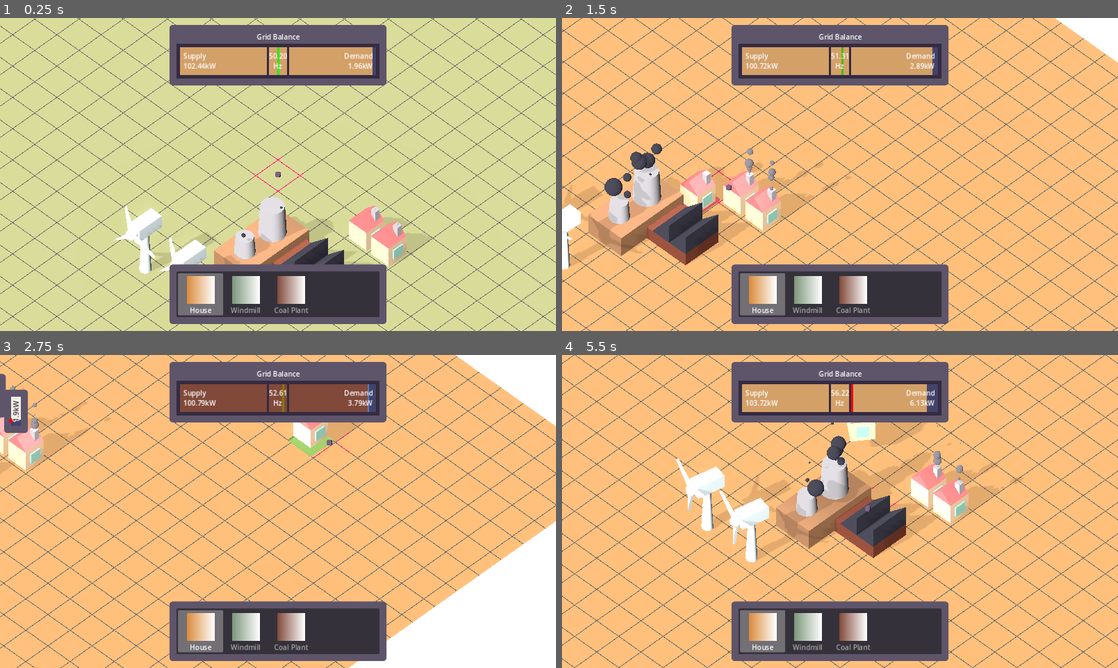
Above: before the commit, frames 1-4 (two rows, left to right).
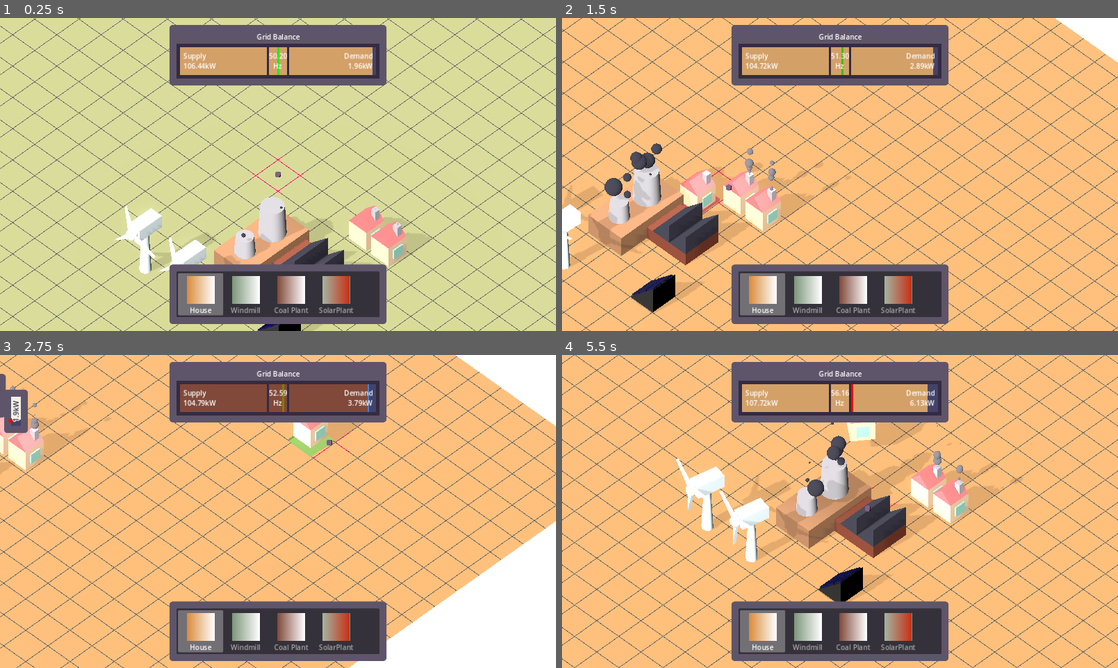
Above: after the commit, the same moments.

Repository: Vandebron/vandebron_game
Game: Godot game, scene res://world/main.tscn
Two runs of this game, one before a commit and one after it. Both use one fixed random seed, a clock stepped at 60 frames per second and the inputs below.
Inputs (mouse positions are in pixels of both pictures, inside the frame that each line leads up to):
- Up to frame 1 (0.25 s): no input
- Up to frame 2 (1.5 s): tap Enter at 0.5 s; move the mouse to (962, 158) at 0.52 s; hold D (move_right) 0.53-1.28 s; click (962, 158) at 0.6 s; move the mouse to (728, 190) at 1.27 s; hold S (move_down) from 1.28 s (still down); tap Space (build_initiate) at 1.35 s
- Up to frame 3 (2.75 s): move the mouse to (333, 442) at 2.02 s; release S (move_down) at 2.03 s; hold D (move_right) from 2.03 s (still down); hold Tab (show_info) from 2.03 s (still down)
- Up to frame 4 (5.5 s): move the mouse to (812, 574) at 2.77 s; release D (move_right) at 2.78 s; release Tab (show_info) at 2.78 s; hold W (move_up) 2.78-3.53 s; click (812, 574) at 2.85 s; move the mouse to (1006, 558) at 3.52 s; hold A (move_left) 3.53-5.03 s; tap Space (build_initiate) at 3.6 s; move the mouse to (673, 464) at 4.27 s; tap Tab (show_info) at 4.35 s; move the mouse to (867, 511) at 5.02 s; hold S (move_down) from 5.03 s (still down); click (867, 511) at 5.1 s

The runs differ from the first frame. In frame 1, 0.7% of the frame differs, in the area x 34-64%, y 14-100%; in frame 2, 1.3%, in the area x 12-67%, y 9-95%; in frame 3, 0.5%; in frame 4, 1.3%.

Commit message:
add solar plant

Diff:
--- a/object/coal_plant/coal_plant_model.tscn
+++ b/object/coal_plant/coal_plant_model.tscn
@@ -75,6 +75,33 @@
 left_to_right = 1.0
 size = Vector3(0.75, 0.75, 1.5)
 
+[sub_resource type="Animation" id="Animation_jafjo"]
+length = 0.001
+tracks/0/type = "value"
+tracks/0/imported = false
+tracks/0/enabled = true
+tracks/0/path = NodePath("ChimneyBase/Chimney/GPUParticles3D:emitting")
+tracks/0/interp = 1
+tracks/0/loop_wrap = true
+tracks/0/keys = {
+"times": PackedFloat32Array(0),
+"transitions": PackedFloat32Array(1),
+"update": 1,
+"values": [false]
+}
+tracks/1/type = "value"
+tracks/1/imported = false
+tracks/1/enabled = true
+tracks/1/path = NodePath("ChimneyBase/Chimney2/GPUParticles3D:emitting")
+tracks/1/interp = 1
+tracks/1/loop_wrap = true
+tracks/1/keys = {
+"times": PackedFloat32Array(0),
+"transitions": PackedFloat32Array(1),
+"update": 1,
+"values": [false]
+}
+
 [sub_resource type="Animation" id="Animation_jj0qw"]
 resource_name = "produce"
 loop_mode = 1
@@ -101,33 +128,6 @@
 "transitions": PackedFloat32Array(1),
 "update": 1,
 "values": [true]
-}
-
-[sub_resource type="Animation" id="Animation_jafjo"]
-length = 0.001
-tracks/0/type = "value"
-tracks/0/imported = false
-tracks/0/enabled = true
-tracks/0/path = NodePath("ChimneyBase/Chimney/GPUParticles3D:emitting")
-tracks/0/interp = 1
-tracks/0/loop_wrap = true
-tracks/0/keys = {
-"times": PackedFloat32Array(0),
-"transitions": PackedFloat32Array(1),
-"update": 1,
-"values": [false]
-}
-tracks/1/type = "value"
-tracks/1/imported = false
-tracks/1/enabled = true
-tracks/1/path = NodePath("ChimneyBase/Chimney2/GPUParticles3D:emitting")
-tracks/1/interp = 1
-tracks/1/loop_wrap = true
-tracks/1/keys = {
-"times": PackedFloat32Array(0),
-"transitions": PackedFloat32Array(1),
-"update": 1,
-"values": [false]
 }
 
 [sub_resource type="AnimationLibrary" id="AnimationLibrary_qbc7k"]
--- /dev/null
+++ b/object/solar/solar_plant.gd
@@ -0,0 +1,13 @@
+extends Producer
+
+var _speed: float = 1.0
+var _target_output: float = 1.0
+var _variance: float = 0.1 # Represents random production deviation per windmill
+
+func _init() -> void:
+	add_to_group(Constants.GROUP_PRODUCER)
+
+func _physics_process(delta: float) -> void:
+	_target_output = clampf(Weather.sun - _variance, 0.0, 1.0)
+	active_capability_out = _target_output * nominal_power
+	current_power = clampf(_speed * active_capability_out, dmol, nominal_power)
--- /dev/null
+++ b/object/solar/solar_plant.tscn
@@ -0,0 +1,20 @@
+[gd_scene load_steps=4 format=3 uid="uid://bd8yf3cq0ju1c"]
+
+[ext_resource type="PackedScene" uid="uid://bl8ya00goeixh" path="res://object/solar/solar_plant_model.tscn" id="1_c5bq2"]
+[ext_resource type="Script" path="res://object/solar/solar_plant.gd" id="1_wvyjk"]
+
+[sub_resource type="BoxShape3D" id="BoxShape3D_wryx6"]
+size = Vector3(1, 1, 1.01257)
+
+[node name="SolarPlant" type="Node3D"]
+script = ExtResource("1_wvyjk")
+
+[node name="SolarPanel" parent="." instance=ExtResource("1_c5bq2")]
+
+[node name="Collidor" type="Area3D" parent="."]
+collision_layer = 8194
+collision_mask = 2
+
+[node name="CollisionShape3D" type="CollisionShape3D" parent="Collidor"]
+transform = Transform3D(1, 0, 0, 0, 1, 0, 0, 0, 1, 0, 0.652865, 0.00628662)
+shape = SubResource("BoxShape3D_wryx6")
--- /dev/null
+++ b/object/solar/solar_plant_collidor.tscn
@@ -0,0 +1,10 @@
+[gd_scene load_steps=2 format=3 uid="uid://bgswlht5i417u"]
+
+[sub_resource type="BoxShape3D" id="BoxShape3D_66jky"]
+size = Vector3(1, 1, 1.01257)
+
+[node name="Collidor" type="Area3D"]
+
+[node name="CollisionShape3D" type="CollisionShape3D" parent="."]
+transform = Transform3D(1, 0, 0, 0, 1, 0, 0, 0, 1, 0, 0.652865, 0.00628662)
+shape = SubResource("BoxShape3D_66jky")
--- /dev/null
+++ b/object/solar/solar_plant_def.tres
@@ -0,0 +1,25 @@
+[gd_resource type="Resource" script_class="BuildingDef" load_steps=8 format=3 uid="uid://dqq54jpgujq4j"]
+
+[ext_resource type="PackedScene" uid="uid://bgswlht5i417u" path="res://object/solar/solar_plant_collidor.tscn" id="1_s2ovn"]
+[ext_resource type="PackedScene" uid="uid://bl8ya00goeixh" path="res://object/solar/solar_plant_model.tscn" id="2_no6t0"]
+[ext_resource type="Script" path="res://library/building/building_def.gd" id="4_b2oqg"]
+[ext_resource type="PackedScene" uid="uid://cys8li1dnu0qi" path="res://object/solar/solar_plant_shape.tscn" id="5_4dfyc"]
+[ext_resource type="PackedScene" uid="uid://bd8yf3cq0ju1c" path="res://object/solar/solar_plant.tscn" id="5_o3mfn"]
+
+[sub_resource type="Gradient" id="Gradient_xdggp"]
+offsets = PackedFloat32Array(0, 0.997653, 1)
+colors = PackedColorArray(0.642762, 0.711303, 0.636585, 1, 0.78937, 0.184102, 0.0813196, 0.996078, 0.489317, 0.587299, 0.480487, 1)
+
+[sub_resource type="GradientTexture2D" id="GradientTexture2D_hih47"]
+gradient = SubResource("Gradient_xdggp")
+
+[resource]
+script = ExtResource("4_b2oqg")
+cost = 10
+alias = "solarplant"
+display_name = "SolarPlant"
+image = SubResource("GradientTexture2D_hih47")
+model = ExtResource("2_no6t0")
+scene = ExtResource("5_o3mfn")
+shape = ExtResource("5_4dfyc")
+collider = ExtResource("1_s2ovn")
--- /dev/null
+++ b/object/solar/solar_plant_model.tscn
@@ -0,0 +1,62 @@
+[gd_scene load_steps=6 format=3 uid="uid://bl8ya00goeixh"]
+
+[ext_resource type="Script" path="res://library/model/model.gd" id="1_7vvfm"]
+
+[sub_resource type="StandardMaterial3D" id="StandardMaterial3D_u5rwc"]
+albedo_color = Color(0.639216, 0.635294, 0.611765, 1)
+metallic = 1.0
+metallic_specular = 0.29
+roughness = 0.5
+
+[sub_resource type="PrismMesh" id="PrismMesh_a0ilq"]
+material = SubResource("StandardMaterial3D_u5rwc")
+left_to_right = 1.0
+
+[sub_resource type="StandardMaterial3D" id="StandardMaterial3D_78l70"]
+albedo_color = Color(0, 0, 0.27451, 1)
+
+[sub_resource type="BoxMesh" id="BoxMesh_6hsai"]
+material = SubResource("StandardMaterial3D_78l70")
+
+[node name="SolarPanel" type="Node3D" node_paths=PackedStringArray("mesh_nodes")]
+script = ExtResource("1_7vvfm")
+mesh_nodes = [NodePath("SolarPlant"), NodePath("SolarPlant/BaseShape"), NodePath("SolarPlant/Panel1"), NodePath("SolarPlant/Panel2"), NodePath("SolarPlant/Panel3"), NodePath("SolarPlant/Panel4"), NodePath("SolarPlant/Panel5"), NodePath("SolarPlant/Panel6")]
+
+[node name="SolarPlant" type="MeshInstance3D" parent="."]
+
+[node name="BaseShape" type="MeshInstance3D" parent="SolarPlant"]
+transform = Transform3D(1, 0, 0, 0, 1, 0, 0, 0, 1, 0.0274646, 0.592522, 0)
+mesh = SubResource("PrismMesh_a0ilq")
+skeleton = NodePath("../..")
+
+[node name="Panel1" type="MeshInstance3D" parent="SolarPlant"]
+transform = Transform3D(0.282843, -0.0707107, 1.39515e-16, 0.282843, 0.0707107, -1.39515e-16, 1.92674e-24, 4.93259e-17, 0.4, 0.348118, 0.917071, 0.235171)
+mesh = SubResource("BoxMesh_6hsai")
+skeleton = NodePath("../..")
+
+[node name="Panel2" type="MeshInstance3D" parent="SolarPlant"]
+transform = Transform3D(0.282843, -0.0707107, 1.39515e-16, 0.282843, 0.0707107, -1.39515e-16, 1.92674e-24, 4.93259e-17, 0.4, 0.348118, 0.917071, -0.2388)
+mesh = SubResource("BoxMesh_6hsai")
+skeleton = NodePath("../..")
+
+[node name="Panel3" type="MeshInstance3D" parent="SolarPlant"]
+transform = Transform3D(0.282843, -0.282843, 1.39515e-16, 0.282843, 0.282843, -1.39515e-16, 6.42215e-25, 1.97304e-16, 0.4, 0.124154, 0.484687, -0.227873)
+mesh = SubResource("BoxMesh_6hsai")
+skeleton = NodePath("../..")
+
+[node name="Panel4" type="MeshInstance3D" parent="SolarPlant"]
+transform = Transform3D(0.282843, -0.282843, 1.39515e-16, 0.282843, 0.282843, -1.39515e-16, 6.42215e-25, 1.97304e-16, 0.4, 0.124154, 0.484687, 0.23629)
+mesh = SubResource("BoxMesh_6hsai")
+skeleton = NodePath("../..")
+
+[node name="Panel5" type="MeshInstance3D" parent="SolarPlant"]
+transform = Transform3D(0.289837, -0.0689177, 1.35977e-16, 0.275671, 0.0724593, -1.42965e-16, 2.49195e-23, 4.93259e-17, 0.4, -0.295217, 0.26752, 0.23644)
+mesh = SubResource("BoxMesh_6hsai")
+skeleton = NodePath("../..")
+
+[node name="Panel6" type="MeshInstance3D" parent="SolarPlant"]
+transform = Transform3D(0.289837, -0.0689177, 1.35977e-16, 0.275671, 0.0724593, -1.42965e-16, 2.49195e-23, 4.93259e-17, 0.4, -0.295217, 0.26752, -0.223121)
+mesh = SubResource("BoxMesh_6hsai")
+skeleton = NodePath("../..")
+
+[node name="AnimationPlayer" type="AnimationPlayer" parent="."]
--- /dev/null
+++ b/object/solar/solar_plant_shape.tscn
@@ -0,0 +1,18 @@
+[gd_scene load_steps=4 format=3 uid="uid://cys8li1dnu0qi"]
+
+[ext_resource type="Script" path="res://library/model/model.gd" id="1_jiaiq"]
+[ext_resource type="Material" uid="uid://bmo3pjsu8nm0w" path="res://object/builder/highlight_material.tres" id="2_ngat6"]
+
+[sub_resource type="BoxMesh" id="BoxMesh_chcgu"]
+size = Vector3(1, 0.1, 1)
+
+[node name="BuildShapeIndicator" type="Node3D" node_paths=PackedStringArray("mesh_nodes")]
+script = ExtResource("1_jiaiq")
+mesh_nodes = [NodePath("MeshInstance3D")]
+
+[node name="MeshInstance3D" type="MeshInstance3D" parent="."]
+transform = Transform3D(1, 0, 0, 0, 1, 0, 0, 0, 1, 2.08165e-12, 0.1, 2.08165e-12)
+cast_shadow = 0
+mesh = SubResource("BoxMesh_chcgu")
+skeleton = NodePath("../..")
+surface_material_override/0 = ExtResource("2_ngat6")
--- a/world/main.tscn
+++ b/world/main.tscn
@@ -13,9 +13,11 @@
 [ext_resource type="PackedScene" uid="uid://fwrp8f25a4dx" path="res://object/coal_plant/coal_plant.tscn" id="7_4quym"]
 [ext_resource type="PackedScene" uid="uid://bcm7rp6xri4cr" path="res://library/energy_grid/grid_balance_gauge.tscn" id="9_doxxx"]
 [ext_resource type="Script" path="res://library/ui/build_menu.gd" id="10_ka3ov"]
+[ext_resource type="PackedScene" uid="uid://bd8yf3cq0ju1c" path="res://object/solar/solar_plant.tscn" id="10_xwsj5"]
 [ext_resource type="Resource" uid="uid://diejrlo4iciyb" path="res://object/house/house_building_def.tres" id="11_l2stq"]
 [ext_resource type="Resource" uid="uid://b0r1cr25214g" path="res://object/windmill/windmill_building_def.tres" id="12_3u0jo"]
 [ext_resource type="Resource" uid="uid://bd15ndqy0tgbi" path="res://object/coal_plant/coal_plant_building_def.tres" id="14_o1e36"]
+[ext_resource type="Resource" uid="uid://dqq54jpgujq4j" path="res://object/solar/solar_plant_def.tres" id="18_c6tcf"]
 
 [sub_resource type="Environment" id="Environment_khv8l"]
 ssao_enabled = true
@@ -159,6 +161,9 @@
 transform = Transform3D(1, 0, 0, 0, 1, 0, 0, 0, 1, -3, 0, 3)
 
 [node name="CoalPlant" parent="World/EnergyGrid/Producers" instance=ExtResource("7_4quym")]
+
+[node name="SolarPlant" parent="World/EnergyGrid/Producers" instance=ExtResource("10_xwsj5")]
+transform = Transform3D(1, 0, 0, 0, 1, 0, 0, 0, 1, 2.05082, 0, 2.05649)
 
 [node name="Consumers" type="Node3D" parent="World/EnergyGrid"]
 unique_name_in_owner = true
@@ -294,4 +299,4 @@
 item_3/text = "Generator"
 item_3/icon = SubResource("GradientTexture2D_ft275")
 script = ExtResource("10_ka3ov")
-buildings = Array[Resource("res://library/building/building_def.gd")]([ExtResource("11_l2stq"), ExtResource("12_3u0jo"), ExtResource("14_o1e36")])
+buildings = Array[Resource("res://library/building/building_def.gd")]([ExtResource("11_l2stq"), ExtResource("12_3u0jo"), ExtResource("14_o1e36"), ExtResource("18_c6tcf")])
Not shown: 1 places in world/main.tscn that only renumber resources
Not shown, changed: .DS_Store
Not shown, added: object/.DS_Store
